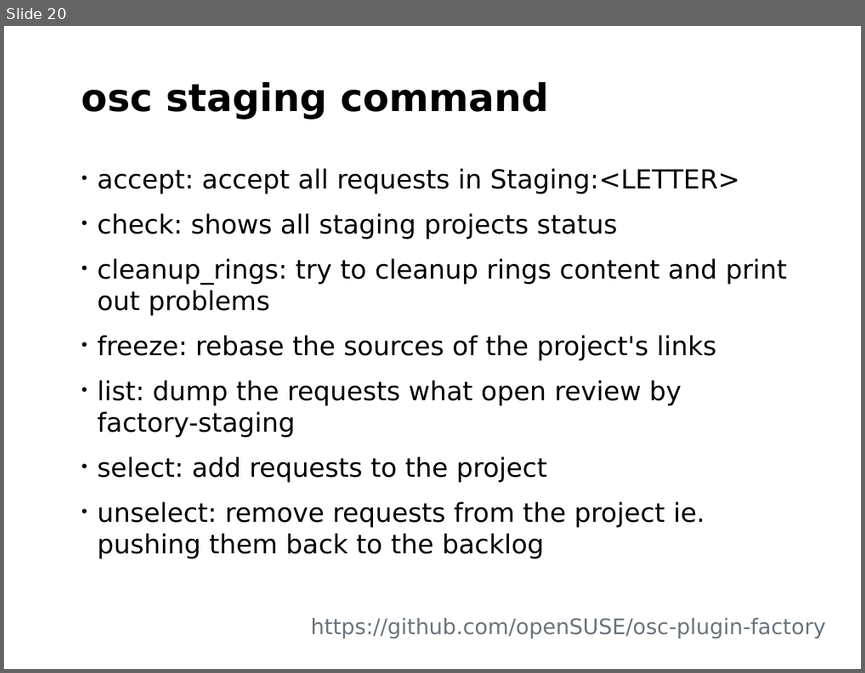
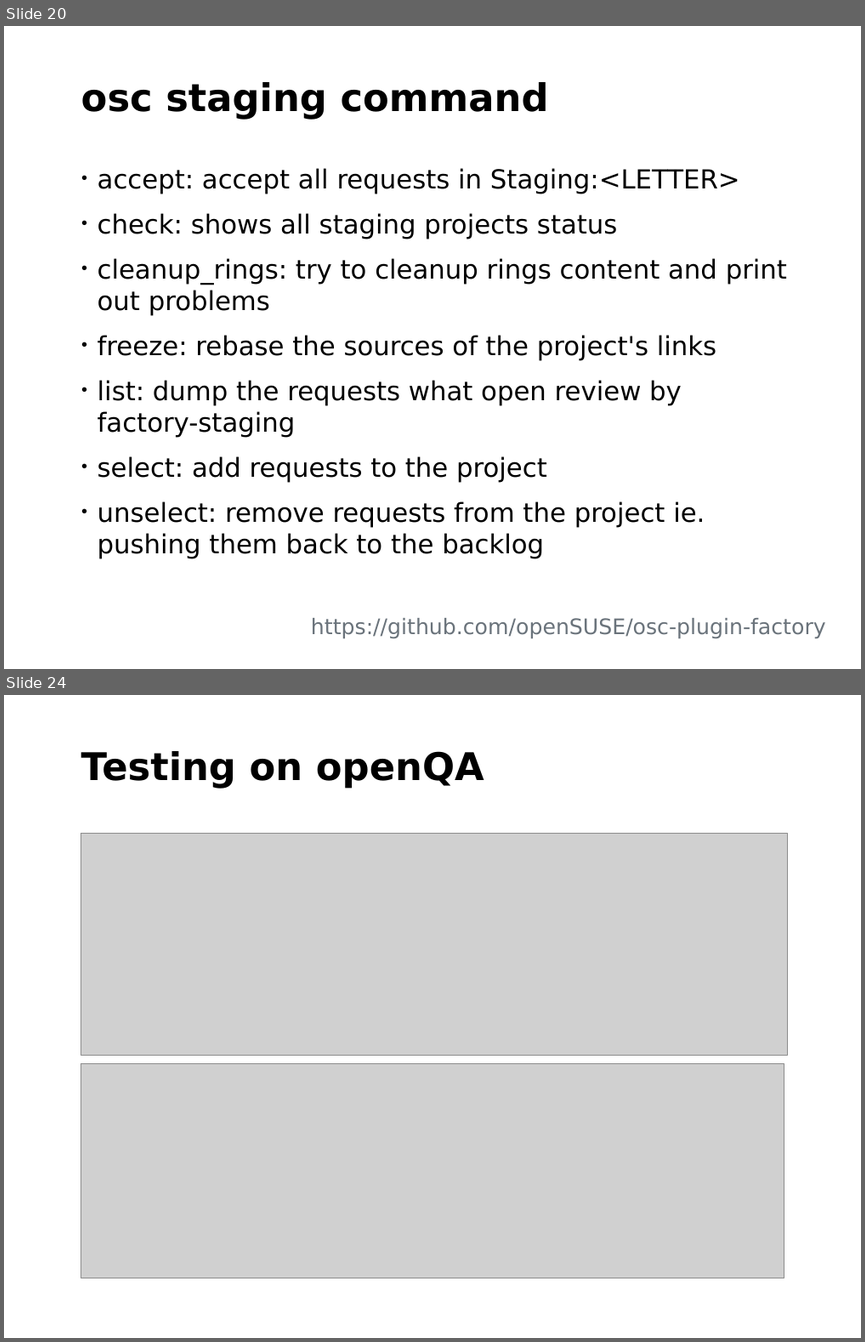
Before and after one commit to nilxam/labsconf_2015, a slide deck: labsconf_2015.odp. Shown one above the other, each under a label of ours: slide 20 before the commit, slides 20 and 24 after it; the slides between them are not shown. The pictures are 865x673 and 865x1342 pixels, drawn with LibreOffice and Linux fonts; fonts in the diff are those of the drawing; grey boxes stand for pictures; background and template pictures are left out. Boxes give left, top, right and bottom in pixels: in the first picture for what was removed or moved away, otherwise in the second. Text is boxed around its words. In the diff, an @@ line names an element or a change of style, - is before the commit and + after.

```diff
--- a/labsconf_2015.odp
+++ b/labsconf_2015.odp
@@ slide 24 added at <box>4,695,861,1338</box>, background #FFFFFF; not listed: 1 template element that a slide beside it also shows @@
@@ title added at <box>81,751,484,789</box>, 32 pt, text #000000, bold @@
+Testing on openQA
@@ picture added at <box>81,833,787,1055</box> @@
@@ picture added at <box>81,1063,783,1277</box> @@
```
Also in this commit, not shown: 4 slides changed, 4 other slides added, 2 slides removed.
